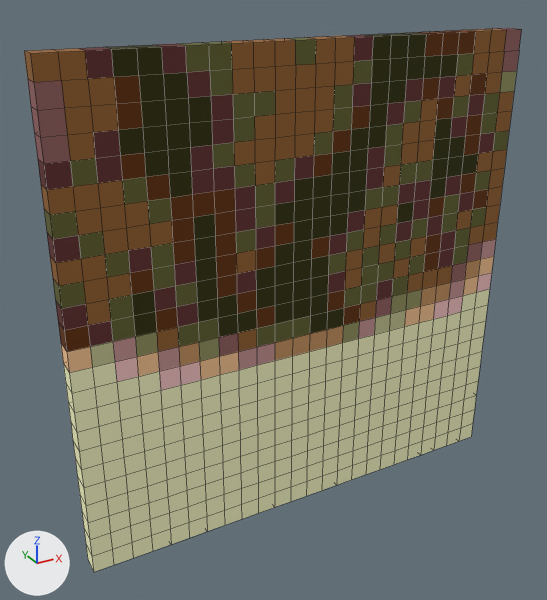
A saved change to the OBJ model WindingTale2/Assets/Resources/Shapes/Shapes_24/Shape_24_32.obj.
The view is the same before and after, from a 50 mm lens placed at (-1.81, -3.01, 1.48), pointed at (-0.14, 0.01, -0.03). Every picture has the same lights, and +X, +Y and +Z are marked at lower left. The picture after the commit comes second. Mesh edges are drawn as thin lines. Where no turn or scale is listed for an object, it has been applied to the vertices. Vertices at exactly the same position are counted once.

The first picture shows 'Shape_24_32'.
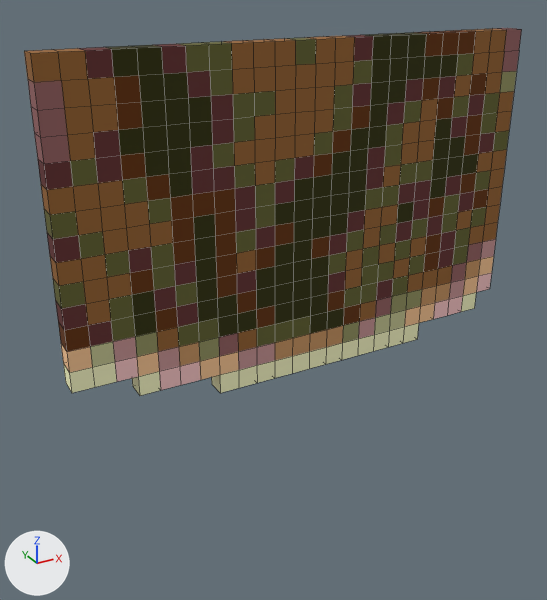
Location of each change, (x1, y1, x2, y2) in pixels of the pictures (547 x 600 px):
'Shape_24_32', reshaped (32% shorter)
    before: (24, 28, 522, 572)
    after: (24, 28, 522, 396)
part 1 of me_shape_24_32, deleted (beige)
    before: (66, 289, 490, 572)

The edits, one by one:
me_shape_24_32 is used by ob_shape_24_32; location (0.0, 0.0, 0.0).
me_shape_24_32 had 1250 vertices, 1248 faces and spanned x -1.2..1.2, y -0.1..0.0, z -1.2..1.2.
me_shape_24_32 now has 818 vertices, 816 faces and spans x -1.2..1.2, y -0.1..0.0, z -0.4..1.2.
me_shape_24_32 part 1: 432 vertices removed from x -1.2..1.2, y -0.1..0.0, z -1.2..-0.3.
